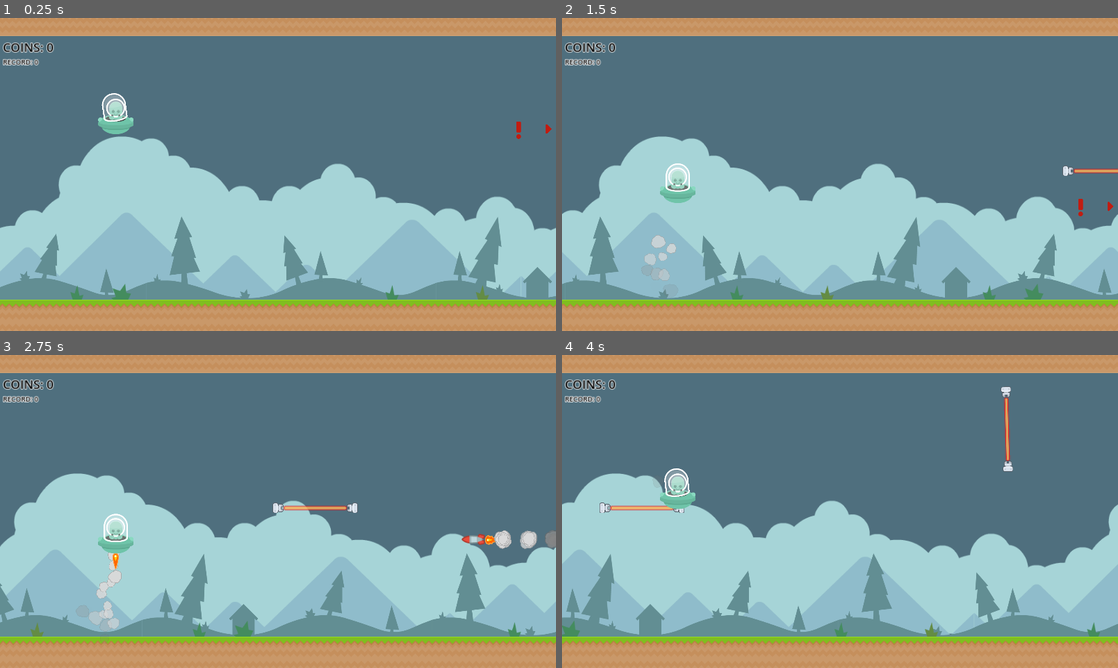
Above: before the commit, frames 1-4 (two rows, left to right).
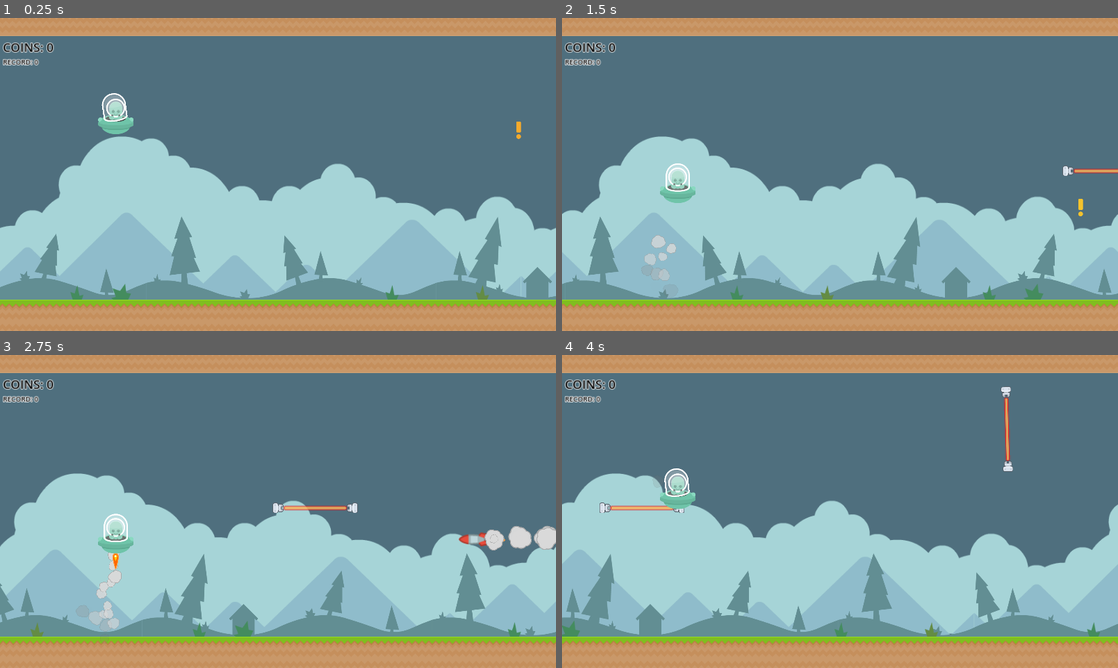
Above: after the commit, the same moments.

Repository: tumatihub/jetpack
Game: Godot game, scene res://levels/sandbox.tscn
The game is run twice, just before and just after one commit, with the same random seed, the same clock (stepped at 60 frames per second) and the same inputs.
Inputs:
- Up to frame 1 (0.25 s): no input
- Up to frame 2 (1.5 s): hold Space (thrust) 0.53-1.28 s
- Up to frame 3 (2.75 s): hold Space (thrust) from 2.03 s (still down)
- Up to frame 4 (4 s): release Space (thrust) at 3.53 s

The runs differ from the first frame. In frame 1, less than 0.1% of the frame differs, in the area x 92-100%, y 33-39%; in frame 2, less than 0.1%; in frame 3, 0.8%, in the area x 82-100%, y 54-63%; in frame 4, nothing differs.

Commit message:
Missile Juicy

Diff:
--- a/entities/missile_launcher/missile.gd
+++ b/entities/missile_launcher/missile.gd
@@ -7,7 +7,10 @@
 @export var _speed: float = 2000
 @export var _ui_speed: float = 300
 @export var _exclamation: HBoxContainer
-@export var _warning: TextureRect
+@export var _warning: Control
+@export var _animation_player: AnimationPlayer
+@export var _audio_player: AudioStreamPlayer
+@export var _warning_audio_player: AudioStreamPlayer
 
 var _player: Player
 var _is_shooting: bool = false
@@ -28,13 +31,13 @@
 	if _locked:
 		return
 	_exclamation.global_position.y = move_toward(_exclamation.global_position.y, _player.global_position.y, delta * _ui_speed)
-	#_warning.global_position.y = _player.global_position.y
-	#global_position.y = _player.global_position.y
 
 func _show_warning() -> void:
+	_warning_audio_player.play()
 	_exclamation.visible = false
 	_warning.global_position.y = _exclamation.global_position.y
 	_warning.visible = true
+	_animation_player.play(&"warning")
 	_locked = true
 	get_tree().create_timer(WARNING_TIME).timeout.connect(_shoot)
 
@@ -42,6 +45,9 @@
 	_is_shooting = true
 	global_position.y = _exclamation.global_position.y
 	_warning.visible = false
+	_audio_player.play()
 
 func _on_visible_on_screen_notifier_2d_screen_exited() -> void:
-	queue_free()
+	var tween := create_tween()
+	tween.tween_property(_audio_player, "volume_db", -30, 1)
+	tween.tween_callback(queue_free)
--- a/entities/missile_launcher/missile.tscn
+++ b/entities/missile_launcher/missile.tscn
@@ -7,6 +7,8 @@
 [ext_resource type="Texture2D" uid="uid://3fp1qdbfgtg5" path="res://entities/missile_launcher/art/right.png" id="4_6x210"]
 [ext_resource type="Texture2D" uid="uid://fcw58xv47e0w" path="res://entities/missile_launcher/art/towerDefense_tile298.png" id="4_8hpna"]
 [ext_resource type="Texture2D" uid="uid://ccne6y253oav6" path="res://entities/missile_launcher/art/warning.png" id="5_wfxt1"]
+[ext_resource type="AudioStream" uid="uid://c5d8rqm7j6m30" path="res://entities/missile_launcher/sfx/warning.wav" id="8_8kl77"]
+[ext_resource type="AudioStream" uid="uid://ddjtd7dx8bo8g" path="res://entities/missile_launcher/sfx/rocket.wav" id="8_bl5sn"]
 
 [sub_resource type="Curve" id="Curve_wschv"]
 _data = [Vector2(0, 1), 0.0, 0.0, 0, 0, Vector2(1, 0), -2.40542, 0.0, 0, 0]
@@ -31,19 +33,162 @@
 initial_velocity_max = 100.0
 gravity = Vector3(0, 0, 0)
 scale_min = 0.2
-scale_max = 0.6
+scale_max = 0.8
 color_ramp = SubResource("GradientTexture1D_3xjys")
 alpha_curve = SubResource("CurveTexture_mw8sd")
 
 [sub_resource type="RectangleShape2D" id="RectangleShape2D_cenjl"]
 size = Vector2(32, 12)
 
-[node name="Missile" type="Node2D" node_paths=PackedStringArray("_exclamation", "_warning") groups=["Obstacle"]]
-scale = Vector2(2, 2)
+[sub_resource type="Animation" id="Animation_7rhwp"]
+resource_name = "blink"
+length = 0.3
+loop_mode = 1
+tracks/0/type = "value"
+tracks/0/imported = false
+tracks/0/enabled = true
+tracks/0/path = NodePath("Exclamation:self_modulate")
+tracks/0/interp = 1
+tracks/0/loop_wrap = true
+tracks/0/keys = {
+"times": PackedFloat32Array(0, 0.3),
+"transitions": PackedFloat32Array(1, 1),
+"update": 0,
+"values": [Color(0.960784, 0.172549, 0.172549, 1), Color(0.96, 0.7632, 0.1728, 1)]
+}
+tracks/1/type = "value"
+tracks/1/imported = false
+tracks/1/enabled = true
+tracks/1/path = NodePath("TextureRect:self_modulate")
+tracks/1/interp = 1
+tracks/1/loop_wrap = true
+tracks/1/keys = {
+"times": PackedFloat32Array(0, 0.166667),
+"transitions": PackedFloat32Array(1, 1),
+"update": 1,
+"values": [Color(0.76, 0.114507, 0.0684, 1), Color(0.76, 0.114507, 0.0684, 0)]
+}
+
+[sub_resource type="Animation" id="Animation_lg648"]
+length = 0.001
+tracks/0/type = "value"
+tracks/0/imported = false
+tracks/0/enabled = true
+tracks/0/path = NodePath("Exclamation:self_modulate")
+tracks/0/interp = 1
+tracks/0/loop_wrap = true
+tracks/0/keys = {
+"times": PackedFloat32Array(0),
+"transitions": PackedFloat32Array(1),
+"update": 0,
+"values": [Color(0.960784, 0.172549, 0.172549, 1)]
+}
+tracks/1/type = "value"
+tracks/1/imported = false
+tracks/1/enabled = true
+tracks/1/path = NodePath("TextureRect:self_modulate")
+tracks/1/interp = 1
+tracks/1/loop_wrap = true
+tracks/1/keys = {
+"times": PackedFloat32Array(0),
+"transitions": PackedFloat32Array(1),
+"update": 0,
+"values": [Color(0.76, 0.114507, 0.0684, 1)]
+}
+tracks/2/type = "value"
+tracks/2/imported = false
+tracks/2/enabled = true
+tracks/2/path = NodePath("../Warning/WarningTexture:scale")
+tracks/2/interp = 1
+tracks/2/loop_wrap = true
+tracks/2/keys = {
+"times": PackedFloat32Array(0),
+"transitions": PackedFloat32Array(1),
+"update": 0,
+"values": [Vector2(2, 2)]
+}
+tracks/3/type = "value"
+tracks/3/imported = false
+tracks/3/enabled = true
+tracks/3/path = NodePath("../Warning/WarningTexture:position")
+tracks/3/interp = 1
+tracks/3/loop_wrap = true
+tracks/3/keys = {
+"times": PackedFloat32Array(0),
+"transitions": PackedFloat32Array(1),
+"update": 0,
+"values": [Vector2(1738, 490)]
+}
+tracks/4/type = "value"
+tracks/4/imported = false
+tracks/4/enabled = true
+tracks/4/path = NodePath("../Warning/WarningTexture:self_modulate")
+tracks/4/interp = 1
+tracks/4/loop_wrap = true
+tracks/4/keys = {
+"times": PackedFloat32Array(0),
+"transitions": PackedFloat32Array(1),
+"update": 0,
+"values": [Color(0.96, 0.7632, 0.1728, 1)]
+}
+
+[sub_resource type="Animation" id="Animation_myos7"]
+resource_name = "warning"
+length = 0.5
+step = 0.05
+tracks/0/type = "value"
+tracks/0/imported = false
+tracks/0/enabled = true
+tracks/0/path = NodePath("../Warning/WarningTexture:scale")
+tracks/0/interp = 1
+tracks/0/loop_wrap = true
+tracks/0/keys = {
+"times": PackedFloat32Array(0, 0.2),
+"transitions": PackedFloat32Array(1, 1),
+"update": 0,
+"values": [Vector2(2, 2), Vector2(1, 1)]
+}
+tracks/1/type = "value"
+tracks/1/imported = false
+tracks/1/enabled = true
+tracks/1/path = NodePath("../Warning/WarningTexture:position")
+tracks/1/interp = 1
+tracks/1/loop_wrap = true
+tracks/1/keys = {
+"times": PackedFloat32Array(0, 0.2, 0.25, 0.3, 0.35, 0.4, 0.45, 0.5),
+"transitions": PackedFloat32Array(1, 1, 1, 1, 1, 1, 1, 1),
+"update": 1,
+"values": [Vector2(28, 0), Vector2(33, 0), Vector2(12, 0), Vector2(27, -9), Vector2(20, 4), Vector2(27, -9), Vector2(33, 0), Vector2(28, 0)]
+}
+tracks/2/type = "value"
+tracks/2/imported = false
+tracks/2/enabled = true
+tracks/2/path = NodePath("../Warning/WarningTexture:self_modulate")
+tracks/2/interp = 1
+tracks/2/loop_wrap = true
+tracks/2/keys = {
+"times": PackedFloat32Array(0, 0.2),
+"transitions": PackedFloat32Array(1, 1),
+"update": 0,
+"values": [Color(0.96, 0.7632, 0.1728, 1), Color(0.960784, 0.172549, 0.172549, 1)]
+}
+
+[sub_resource type="AnimationLibrary" id="AnimationLibrary_o6p7o"]
+_data = {
+"RESET": SubResource("Animation_lg648"),
+"blink": SubResource("Animation_7rhwp"),
+"warning": SubResource("Animation_myos7")
+}
+
+[node name="Missile" type="Node2D" node_paths=PackedStringArray("_exclamation", "_warning", "_animation_player", "_audio_player", "_warning_audio_player") groups=["Obstacle"]]
+scale = Vector2(2.5, 2.5)
 script = ExtResource("1_3vvvr")
 _speed = 2500.0
 _exclamation = NodePath("AlertDisplay/Exclamation")
 _warning = NodePath("AlertDisplay/Warning")
+_animation_player = NodePath("AlertDisplay/AnimationPlayer")
+_audio_player = NodePath("AudioStreamPlayer")
+_warning_audio_player = NodePath("AlertDisplay/Warning/AudioStreamPlayer")
 
 [node name="Sprite2D" type="Sprite2D" parent="."]
 z_index = 100
@@ -56,7 +201,7 @@
 amount = 30
 process_material = SubResource("ParticleProcessMaterial_uqkuh")
 texture = ExtResource("3_wsh2o")
-lifetime = 0.1
+lifetime = 0.3
 
 [node name="Fire" type="Sprite2D" parent="Sprite2D"]
 z_index = -1
@@ -77,7 +222,6 @@
 [node name="AlertDisplay" type="CanvasLayer" parent="."]
 
 [node name="Exclamation" type="HBoxContainer" parent="AlertDisplay"]
-modulate = Color(0.755212, 0.109007, 0.0654819, 1)
 anchors_preset = 6
 anchor_left = 1.0
 anchor_top = 0.5
@@ -88,8 +232,10 @@
 offset_bottom = 50.0
 grow_horizontal = 0
 grow_vertical = 2
+pivot_offset = Vector2(0, 50)
 
 [node name="Exclamation" type="TextureRect" parent="AlertDisplay/Exclamation"]
+self_modulate = Color(0.960784, 0.172549, 0.172549, 1)
 layout_mode = 2
 size_flags_horizontal = 3
 size_flags_stretch_ratio = 3.0
@@ -97,26 +243,56 @@
 stretch_mode = 5
 
 [node name="TextureRect" type="TextureRect" parent="AlertDisplay/Exclamation"]
+self_modulate = Color(0.76, 0.114507, 0.0684, 1)
 layout_mode = 2
 size_flags_horizontal = 3
 texture = ExtResource("4_6x210")
 expand_mode = 5
 stretch_mode = 5
 
-[node name="Warning" type="TextureRect" parent="AlertDisplay"]
+[node name="Warning" type="Control" parent="AlertDisplay"]
 visible = false
-modulate = Color(0.756863, 0.109804, 0.0666667, 1)
+layout_mode = 3
 anchors_preset = 6
 anchor_left = 1.0
 anchor_top = 0.5
 anchor_right = 1.0
 anchor_bottom = 0.5
-offset_left = -182.0
+offset_left = -208.0
 offset_top = -50.0
-offset_right = -82.0
-offset_bottom = 50.0
+offset_right = -168.0
+offset_bottom = -10.0
 grow_horizontal = 0
 grow_vertical = 2
+pivot_offset = Vector2(0, 100)
+
+[node name="WarningTexture" type="TextureRect" parent="AlertDisplay/Warning"]
+self_modulate = Color(0.96, 0.7632, 0.1728, 1)
+layout_mode = 1
+anchors_preset = 15
+anchor_right = 1.0
+anchor_bottom = 1.0
+offset_left = 1738.0
+offset_top = 490.0
+offset_right = 1798.0
+offset_bottom = 550.0
+grow_horizontal = 2
+grow_vertical = 2
+scale = Vector2(2, 2)
+pivot_offset = Vector2(50, 50)
 texture = ExtResource("5_wfxt1")
 
+[node name="AudioStreamPlayer" type="AudioStreamPlayer" parent="AlertDisplay/Warning"]
+stream = ExtResource("8_8kl77")
+
+[node name="AnimationPlayer" type="AnimationPlayer" parent="AlertDisplay"]
+root_node = NodePath("../Exclamation")
+libraries = {
+"": SubResource("AnimationLibrary_o6p7o")
+}
+autoplay = "blink"
+
+[node name="AudioStreamPlayer" type="AudioStreamPlayer" parent="."]
+stream = ExtResource("8_bl5sn")
+
 [connection signal="screen_exited" from="VisibleOnScreenNotifier2D" to="." method="_on_visible_on_screen_notifier_2d_screen_exited"]
Not shown: 1 places in entities/missile_launcher/missile.tscn that only renumber resources
Not shown, added: entities/missile_launcher/sfx/rocket.wav.import
Not shown, added: entities/missile_launcher/sfx/warning.wav.import
Not shown, added: entities/missile_launcher/sfx/rocket.wav
Not shown, added: entities/missile_launcher/sfx/warning.wav
